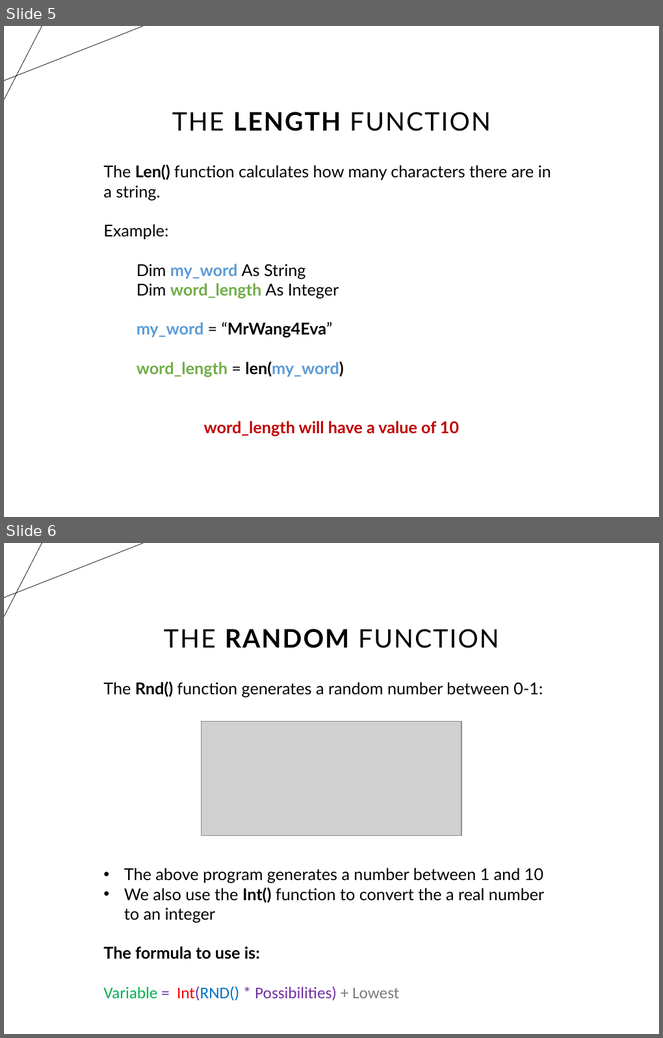
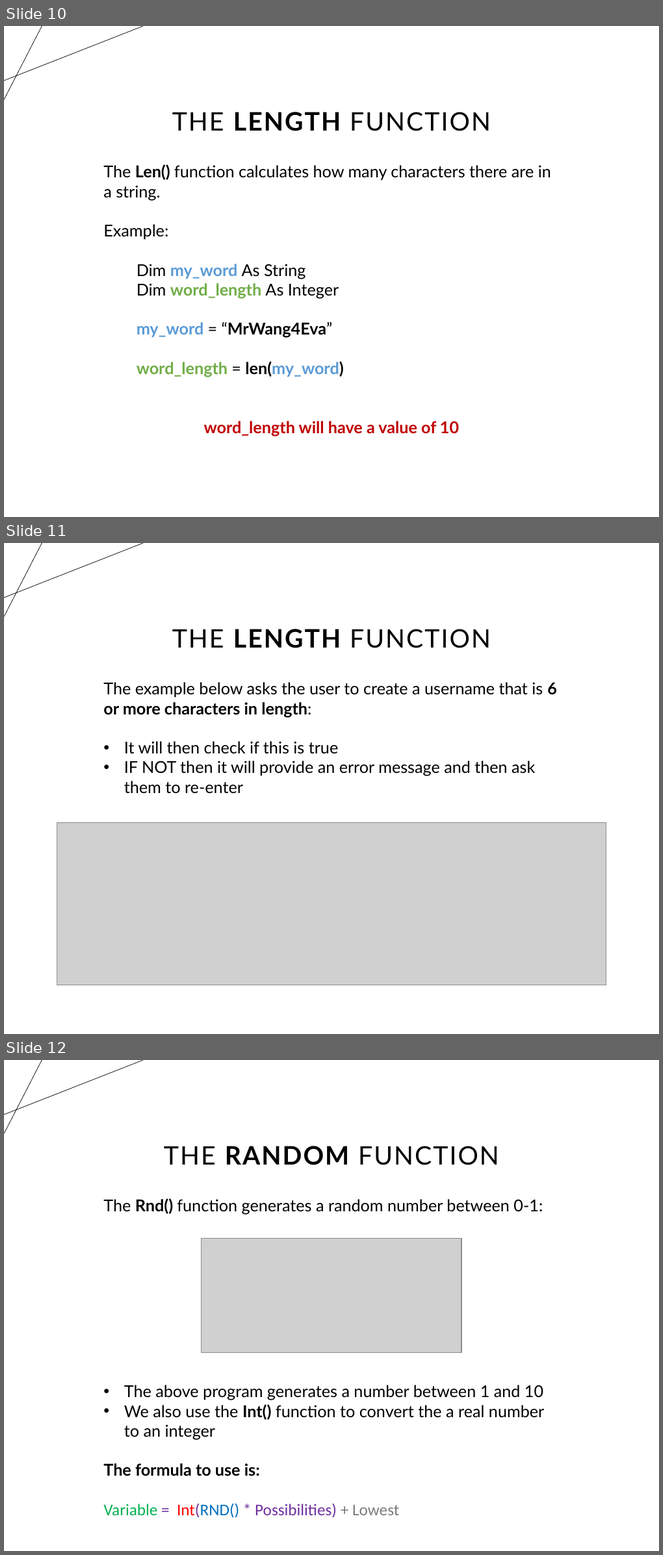
Before and after one commit to timo-w/mrwang, a slide deck: temp_extractions/tempfile.pptx. Shown one above the other, each under a label of ours: slides 5 and 6 before the commit, slides 10, 11 and 12 after it. The pictures are 663x1038 and 663x1555 pixels, drawn with LibreOffice and Linux fonts; fonts in the diff are those of the drawing; grey boxes stand for pictures. Boxes give left, top, right and bottom in pixels: in the first picture for what was removed or moved away, otherwise in the second. Text is boxed around its words. In the diff, an @@ line names an element or a change of style, - is before the commit and + after.

```diff
--- a/temp_extractions/tempfile.pptx
+++ b/temp_extractions/tempfile.pptx
@@ slide 11 added at (4, 543, 659, 1034), background #FFFFFF; not listed: 2 template elements that a slide beside it also shows @@
@@ title added at (172, 629, 491, 648), 28 pt, text #000000 @@
+THE LENGTH FUNCTION
@@ text added at (103, 682, 557, 794), 18 pt, text #000000 @@
+The example below asks the user to create a username that is 6 or more characters in length:
+• It will then check if this is true
+• IF NOT then it will provide an error message and then ask them to re-enter
@@ picture added at (57, 823, 606, 986) @@
@@ what was slide 5 is now slide 10 @@
@@ what was slide 6 is now slide 12 @@
```
Also in this commit, not shown: 4 slides changed, 5 other slides added, 8 slides removed, 5 other files.
